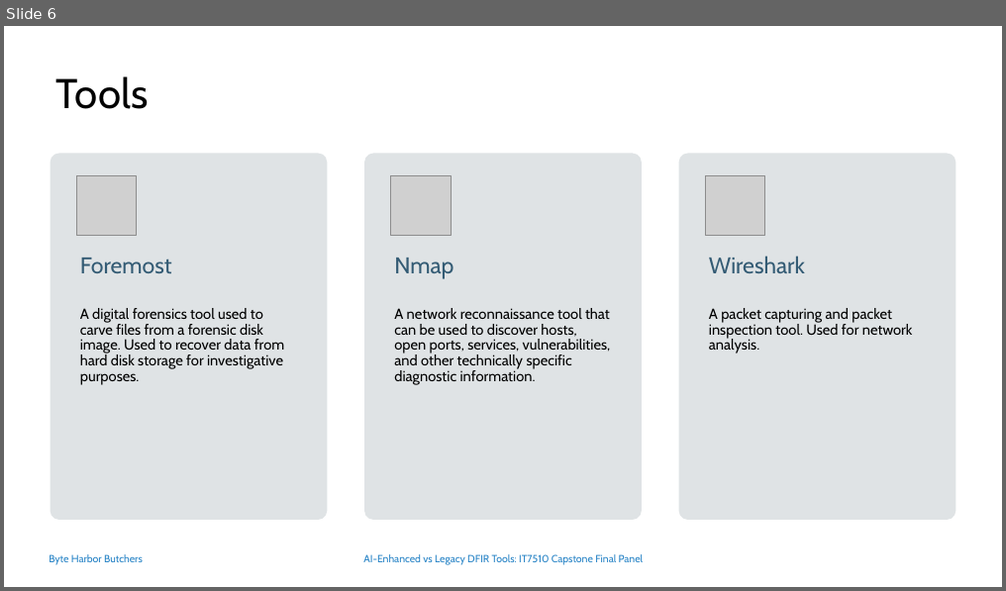
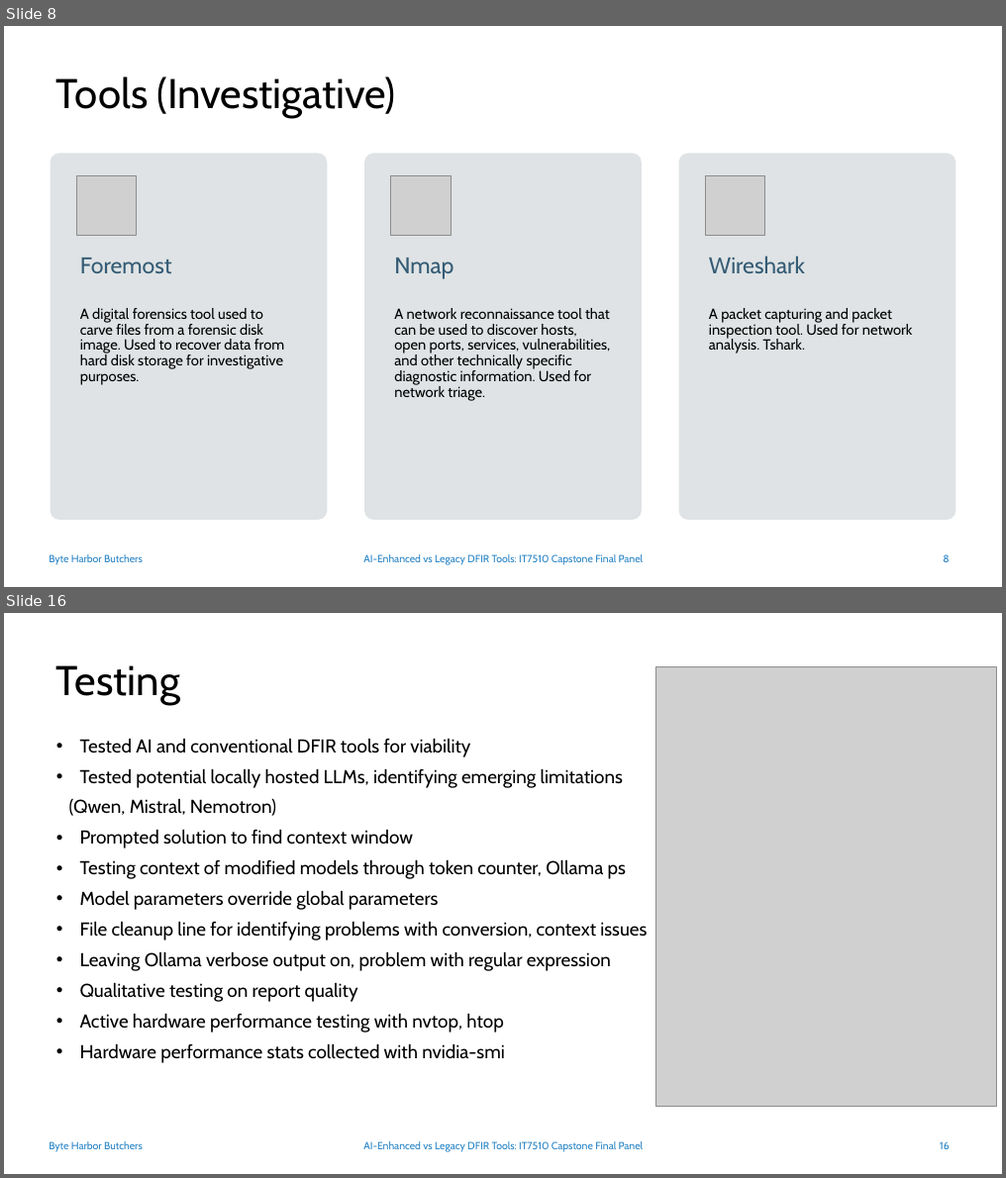
Before and after one commit to DavidSushames/BHB-Capstone, a slide deck: Academic Documents/Final Panel Presentation/Final Panel Slides 1.1 - DS.pptx. Shown one above the other, each under a label of ours: slide 6 before the commit, slides 8 and 16 after it; the slides between them are not shown. The pictures are 1006x591 and 1006x1178 pixels, drawn with LibreOffice and Linux fonts; fonts in the diff are those of the drawing; grey boxes stand for pictures; background and template pictures are left out. Boxes give left, top, right and bottom in pixels: in the first picture for what was removed or moved away, otherwise in the second. Text is boxed around its words. In the diff, an @@ line names an element or a change of style, - is before the commit and + after.

```diff
--- a/Academic Documents/Final Panel Presentation/Final Panel Slides 1.1 - DS.pptx
+++ b/Academic Documents/Final Panel Presentation/Final Panel Slides 1.1 - DS.pptx
@@ slide 16 added at [4, 613, 1002, 1174], background #FFFFFF; not listed: 2 template elements that a slide beside it also shows @@
@@ title added at [56, 665, 180, 705], 40 pt, text #000000 @@
+Testing
@@ picture added at [656, 666, 996, 1106] @@
@@ text added at [69, 738, 647, 1063], 18 pt, text #000000 @@
+• Tested AI and conventional DFIR tools for viability
+• Tested potential locally hosted LLMs, identifying emerging limitations
+(Qwen, Mistral, Nemotron)
+• Prompted solution to find context window
+• Testing context of modified models through token counter, Ollama ps
+• Model parameters override global parameters
+• File cleanup line for identifying problems with conversion, context issues
+• Leaving Ollama verbose output on, problem with regular expression
+• Qualitative testing on report quality
+• Active hardware performance testing with nvtop, htop
+• Hardware performance stats collected with nvidia-smi
@@ page number added at [940, 1142, 949, 1150], 10 pt, text #2683C6 @@
+16
@@ what was slide 6 is now slide 8 @@
@@ slide 8 changed as well @@
@@ title at [56, 76, 396, 118]: text changed @@
-Tools
+Tools (Investigative)
@@ text at [394, 308, 611, 401]: text changed @@
-A network reconnaissance tool that can be used to discover hosts, open ports, services, vulnerabilities, and other technically specific diagnostic information.
+A network reconnaissance tool that can be used to discover hosts, open ports, services, vulnerabilities, and other technically specific diagnostic information. Used for network triage.
@@ text at [709, 308, 913, 354]: text changed @@
-A packet capturing and packet inspection tool. Used for network analysis.
+A packet capturing and packet inspection tool. Used for network analysis. Tshark.
@@ page number added at [943, 555, 948, 563], 10 pt, text #2683C6 @@
+8
```
Also in this commit, not shown: 5 other slides changed, 15 other slides added, 9 slides removed, 2 other files.
